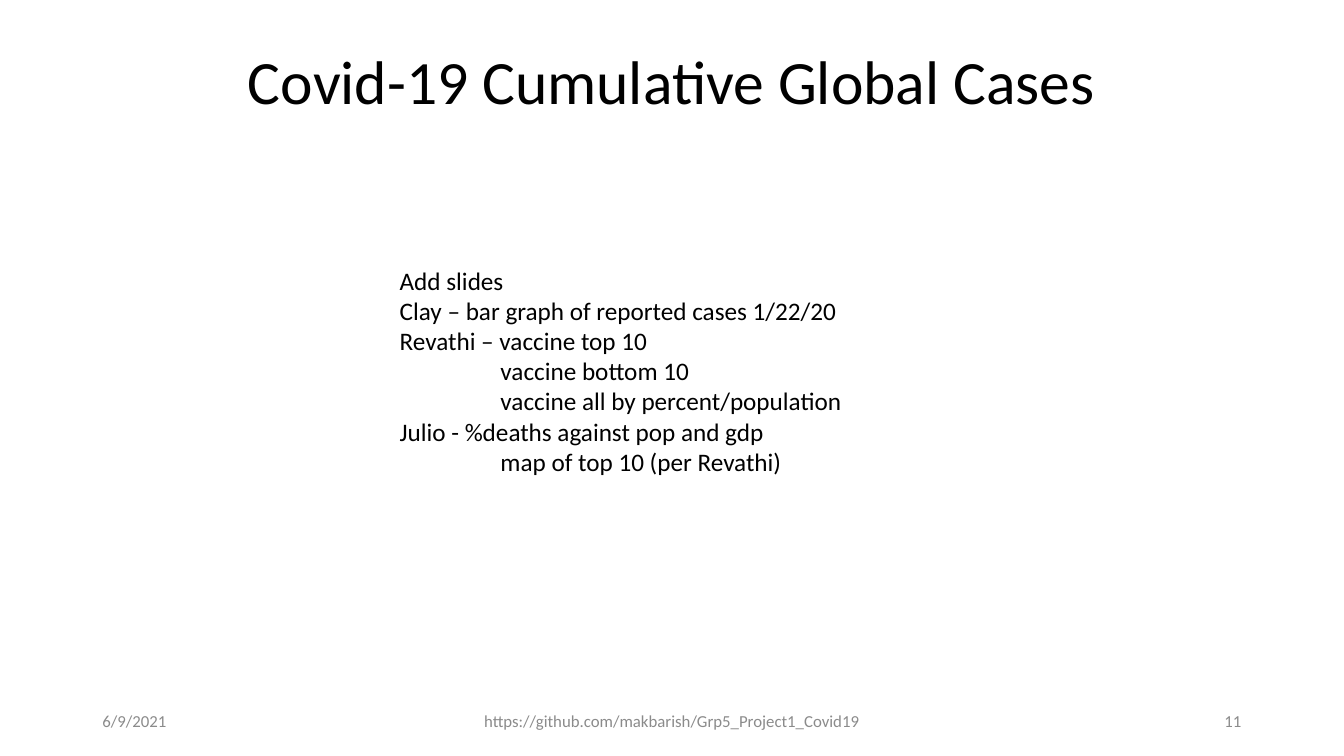
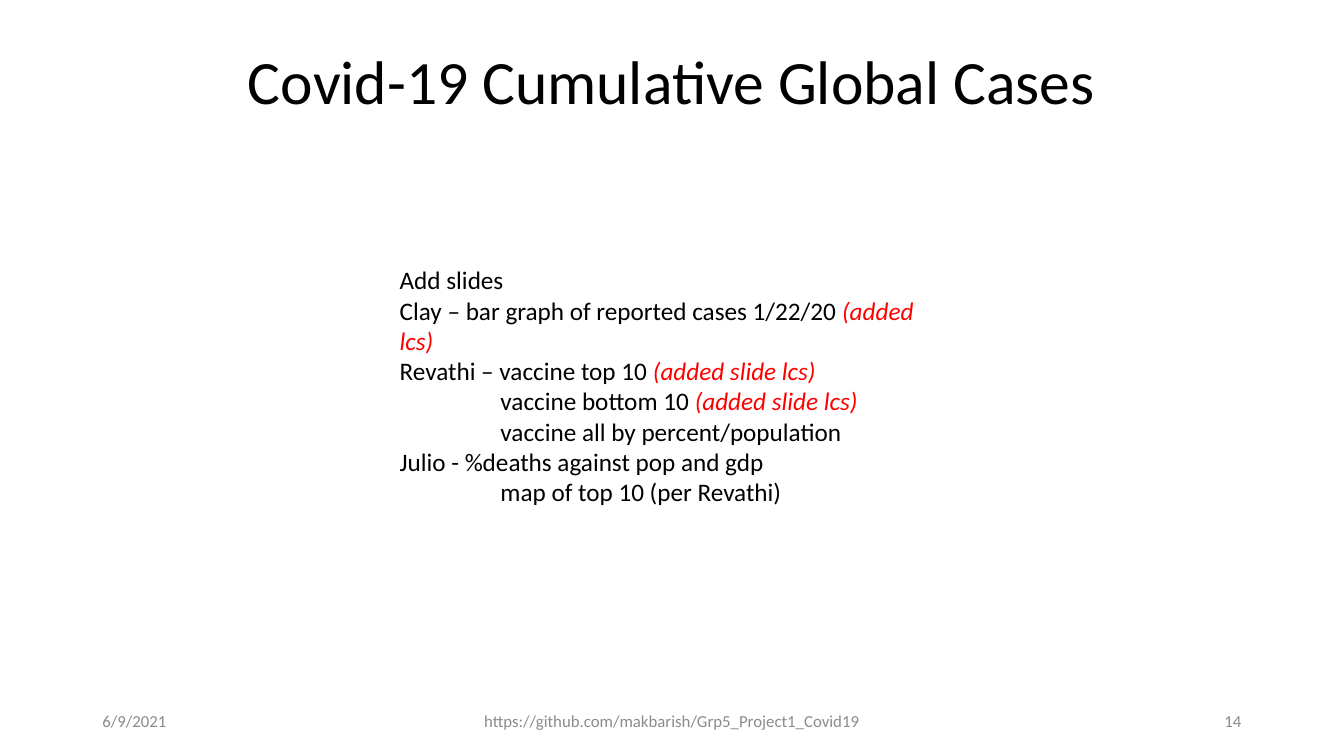
Before and after one commit to makbarish/Grp5_Project1_Covid19, a slide deck: slide 14 of Clay/Novel_Corona_Virus_2019_v2.pptx (slide 11 before the commit). Drawn at 1344x756 pixels with LibreOffice and Linux fonts; fonts in the diff are those of the drawing. Boxes give left, top, right and bottom in pixels: in the first picture for what was removed or moved away, otherwise in the second. Text is boxed around its words. In the diff, an @@ line names an element or a change of style, - is before the commit and + after.

Commit message:
one slide added to the power point file for jan 22 cases

```diff
--- a/Clay/Novel_Corona_Virus_2019_v2.pptx
+++ b/Clay/Novel_Corona_Virus_2019_v2.pptx
@@ text at bbox=[400, 301, 913, 414]: text changed @@
-Clay – bar graph of reported cases 1/22/20
-Revathi – vaccine top 10
-vaccine bottom 10
+Clay – bar graph of reported cases 1/22/20 (added lcs)
+Revathi – vaccine top 10 (added slide lcs)
+vaccine bottom 10 (added slide lcs)
@@ page number at bbox=[1224, 716, 1241, 727]: text changed @@
-11
+14
```
Also in this commit, not shown: 1 other slide changed.
